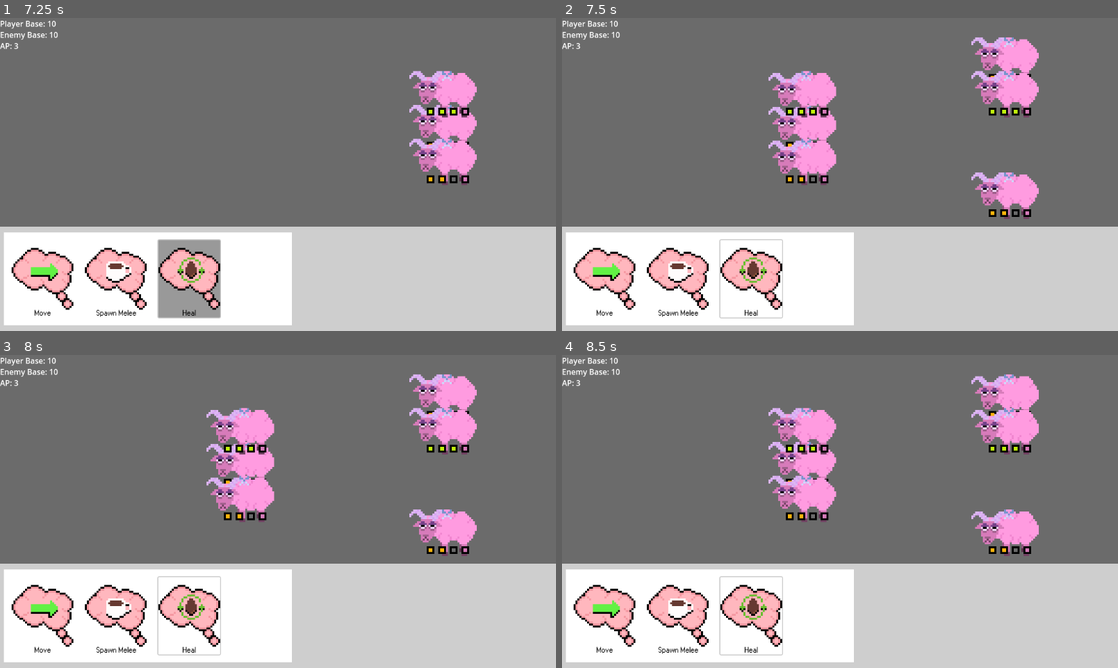
Above: before the commit, frames 1-4 (two rows, left to right).
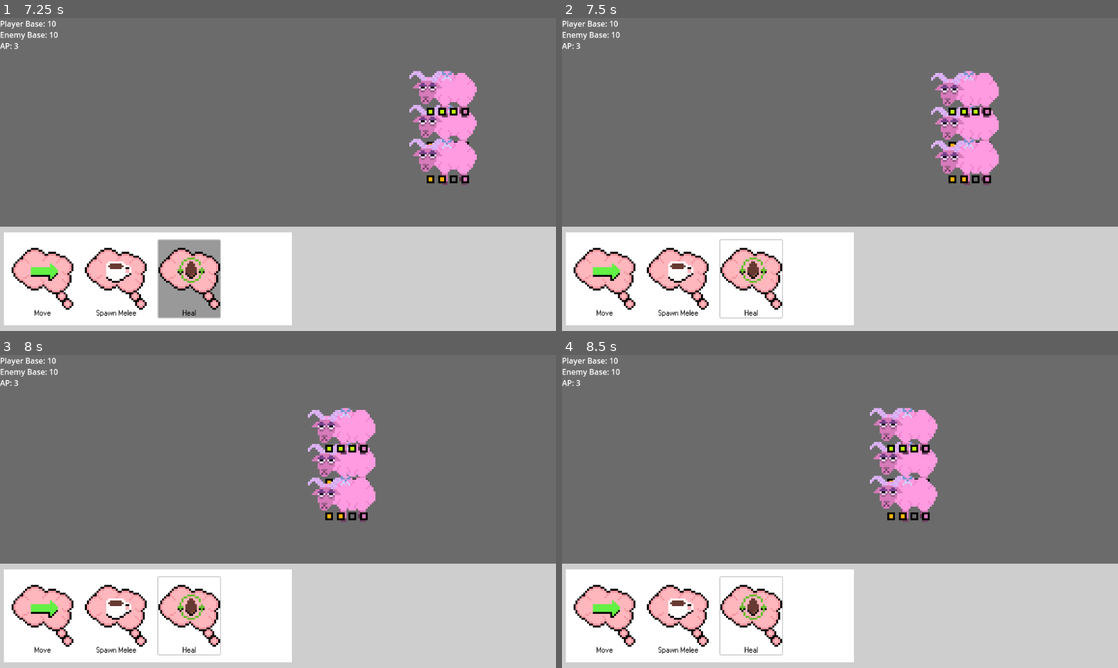
Above: after the commit, the same moments.

Repository: Jusbusy/game-off-2025
Game: Godot game, scene res://game.tscn
Same seed, same stepped clock (60 frames per second), same inputs: the game is played once before the commit and once after it.
Inputs (mouse positions are in pixels of both pictures, inside the frame that each line leads up to):
- Up to frame 1 (7.25 s): click "Move" at 0.5 s; click "Spawn Melee" at 1.25 s; click "Heal" at 2 s; click "Move" at 2.75 s; click "Spawn Melee" at 3.5 s; click "Heal" at 4.25 s; click "Move" at 5 s; click "Spawn Melee" at 5.75 s; click "Heal" at 6.5 s
- Up to frame 2 (7.5 s): tap Enter (end_turn) at 7.25, 7.35 s; move the mouse to (962, 158) at 7.27 s
- Up to frame 3 (8 s): no input
- Up to frame 4 (8.5 s): move the mouse to (728, 527) at 8.02 s; click (728, 527) at 8.1 s

Frame 1 is identical in both runs. In frame 2, 9.4% of the frame differs, in the area x 37-86%, y 6-65%; in frame 3, 9.7%; in frame 4, 9.6%.

Commit message:
Added movement animations
Added a simple lerp movement animation to all units.

Diff:
--- a/globals.gd
+++ b/globals.gd
@@ -161,12 +161,12 @@
 					if elem && !elem.enemy:
 						if col > furthest_friendly_col:
 							furthest_friendly_col = col
-						elem._try_move(col < furthest_friendly_col)
+						elem._try_move_turn(col < furthest_friendly_col)
 			for x in range(grid_size.x): # Move enemy units
 				var col = grid[x]
 				for elem in col:
 					if elem && elem.enemy:
-						elem._try_move()
+						elem._try_move_turn()
 
 			turn_phase = TurnPhase.BASE
 
--- a/unit.gd
+++ b/unit.gd
@@ -73,10 +73,22 @@
 
 	play_blocking_animation("attack")
 
-func _try_move(allow_auto_move = true):
+func _try_move_turn(allow_auto_move = true):
+	if health <= 0:
+		return
 	var elem = get_local(forward)
 	if (!elem && allow_auto_move) || (elem && elem.health == 0 && enemy != elem.enemy):
 		move(grid_pos + forward)
+
+func move(target_pos : Vector2i):
+	if !Rect2i(Vector2i.ZERO, Global.grid_size).has_point(target_pos):
+		print("OOB Move Occurred")
+		return
+
+	play_move_animation(grid_pos, target_pos)
+	Global.grid[grid_pos.x][grid_pos.y] = null
+	Global.grid[target_pos.x][target_pos.y] = self
+	grid_pos = target_pos
 
 func change_attack():
 	match attack_form:
@@ -87,11 +99,28 @@
 		AttackForm.SCISSORS:
 			attack_form = AttackForm.ROCK
 
-func play_blocking_animation(name):
-	get_node("MainSprite").play(name)
+func play_blocking_animation(anim_name):
+	Global.blocking_animations += 1
+	get_node("MainSprite").play(anim_name)
 
-	Global.blocking_animations += 1
 	get_node("MainSprite").animation_finished.connect(
 		func(): Global.blocking_animations -= 1,
 		CONNECT_ONE_SHOT
 	)
+
+const move_time = 0.25
+
+func play_move_animation(start_pos: Vector2i, target_pos: Vector2i):
+	Global.blocking_animations += 1
+
+	var curr_pos = Vector2(start_pos)
+	var t = 0
+	while (t < move_time):
+		await get_tree().process_frame
+		t += get_process_delta_time()
+		var t_norm = t / move_time
+		var lerp_pos = curr_pos.lerp(target_pos, t_norm * t_norm * t_norm)
+		position = Vector2(Global.grid_origin) + Vector2(Global.grid_spacing) * lerp_pos
+
+	position = Global.grid_origin + Global.grid_spacing * target_pos
+	Global.blocking_animations -= 1
